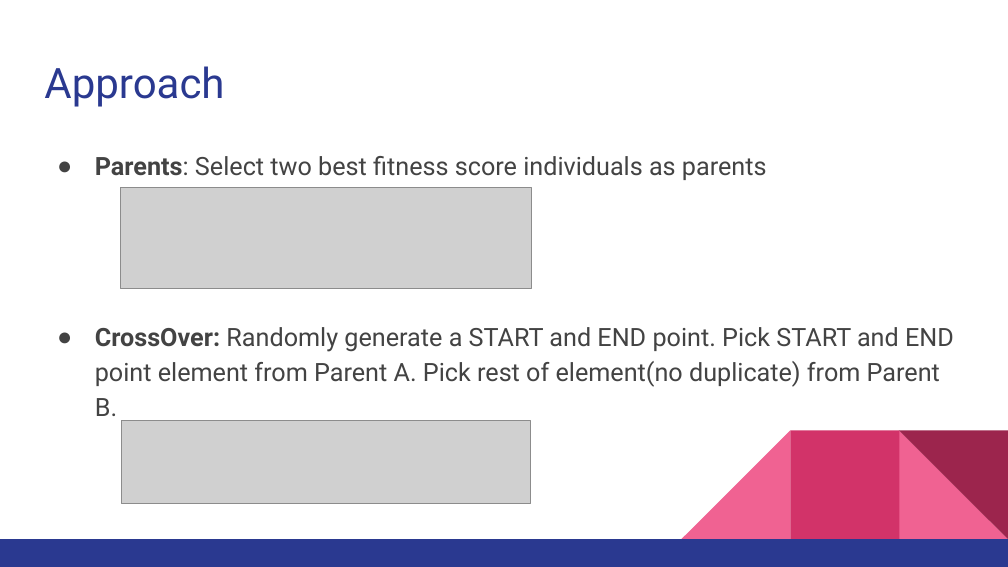
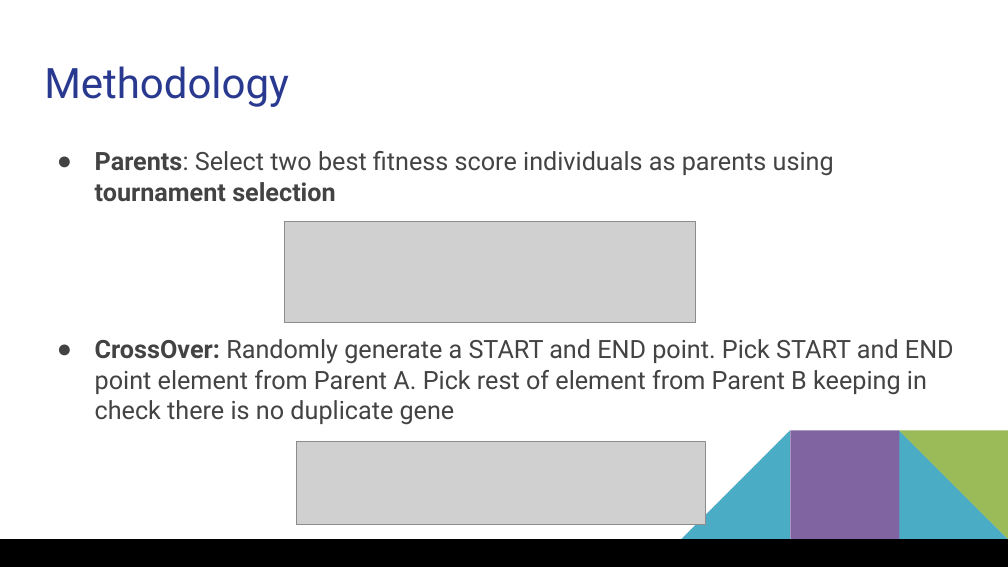
Before and after one commit to FatCache/INFO6205-527-Genetic_Algorithm, a slide deck: slide 5 of Report.pptx. Drawn at 1008x567 pixels with LibreOffice and Linux fonts; fonts in the diff are those of the drawing; grey boxes stand for pictures. Boxes give left, top, right and bottom in pixels: in the first picture for what was removed or moved away, otherwise in the second. Text is boxed around its words. In the diff, an @@ line names an element or a change of style, - is before the commit and + after.

```diff
--- a/Report.pptx
+++ b/Report.pptx
@@ text at bbox=[44, 66, 289, 107]: text changed @@
-Approach
+Methodology
@@ text at bbox=[95, 151, 954, 425]: text changed @@
-● Parents: Select two best fitness score individuals as parents
-● CrossOver: Randomly generate a START and END point. Pick START and END point element from Parent A. Pick rest of element(no duplicate) from Parent B.
+● Parents: Select two best fitness score individuals as parents using tournament selection
+● CrossOver: Randomly generate a START and END point. Pick START and END point element from Parent A. Pick rest of element from Parent B keeping in check there is no duplicate gene
@@ picture: place and size @@
-picture at bbox=[121, 187, 531, 288]
+picture at bbox=[285, 222, 696, 323]
@@ picture: place and size @@
-picture at bbox=[121, 420, 530, 503]
+picture at bbox=[296, 442, 706, 524]
@@ right triangle at bbox=[681, 430, 790, 539]: fill #F06292 to #4BACC6 @@
@@ rectangle at bbox=[790, 430, 899, 539]: fill #D23369 to #8064A2 @@
@@ right triangle at bbox=[899, 430, 1008, 539]: fill #F06292 to #4BACC6 @@
@@ right triangle at bbox=[899, 430, 1008, 539]: fill #9C254D to #9BBB59 @@
@@ rectangle at bbox=[0, 539, 1008, 566]: fill #2A3990 to #000000 @@
```
Also in this commit, not shown: 9 other slides changed.
